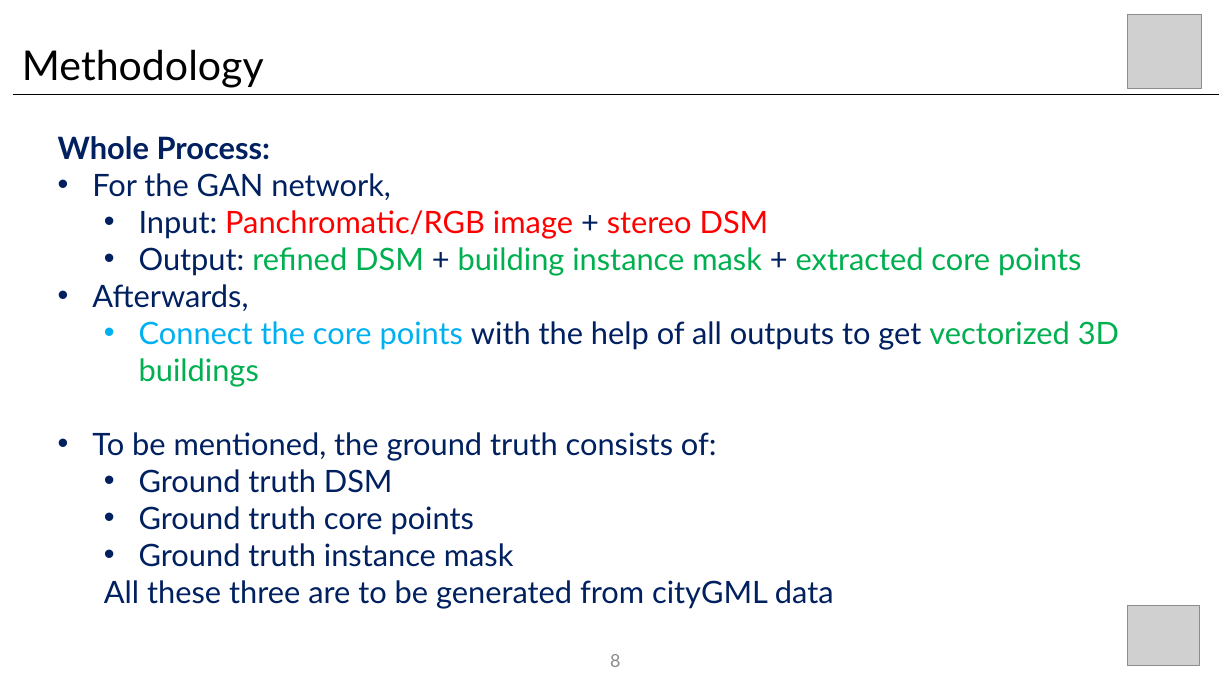
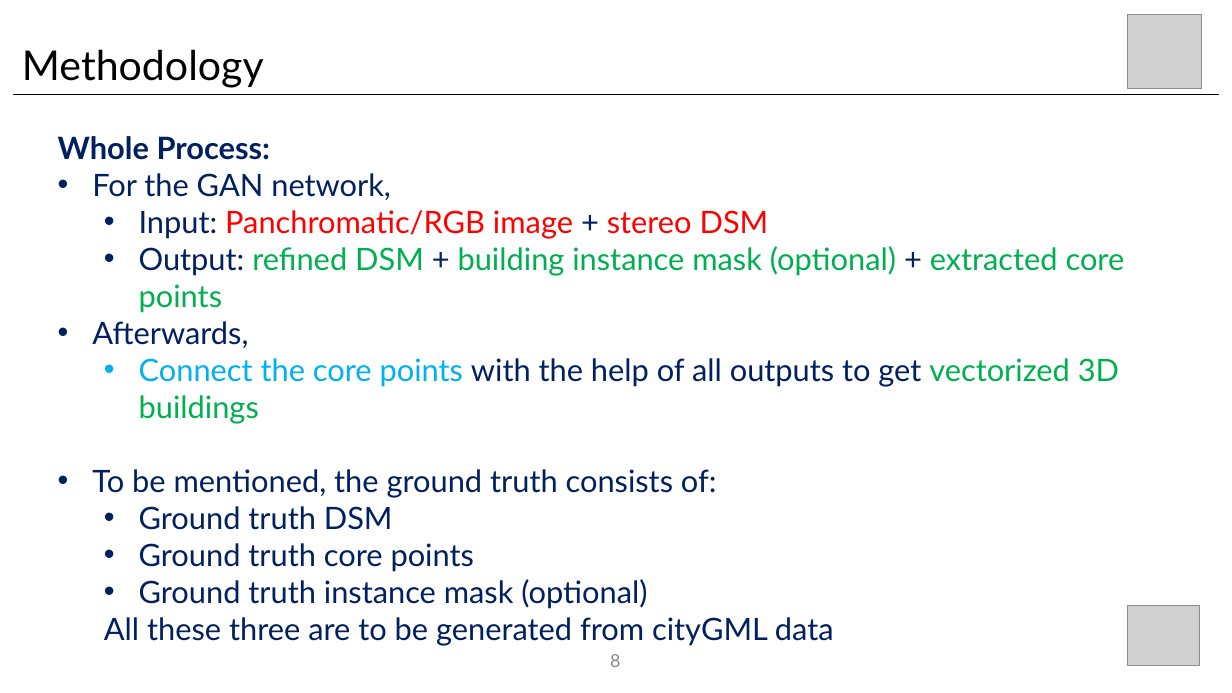
Before and after one commit to wangyi111/Building-Vectorization-3D, a slide deck: slide 8 of assets/reports/20201015_introduction.pptx. Drawn at 1232x693 pixels with LibreOffice and Linux fonts; fonts in the diff are those of the drawing; grey boxes stand for pictures. Boxes give left, top, right and bottom in pixels: in the first picture for what was removed or moved away, otherwise in the second. Text is boxed around its words. In the diff, an @@ line names an element or a change of style, - is before the commit and + after.

```diff
--- a/assets/reports/20201015_introduction.pptx
+++ b/assets/reports/20201015_introduction.pptx
@@ text at [139, 246, 1125, 313]: text changed @@
-  • Output: refined DSM + building instance mask + extracted core points
+  • Output: refined DSM + building instance mask (optional) + extracted core points
@@ text at [139, 579, 647, 609]: text changed @@
-  • Ground truth instance mask
+  • Ground truth instance mask (optional)
```
Also in this commit, not shown: 4 other slides changed, 2 other files.
